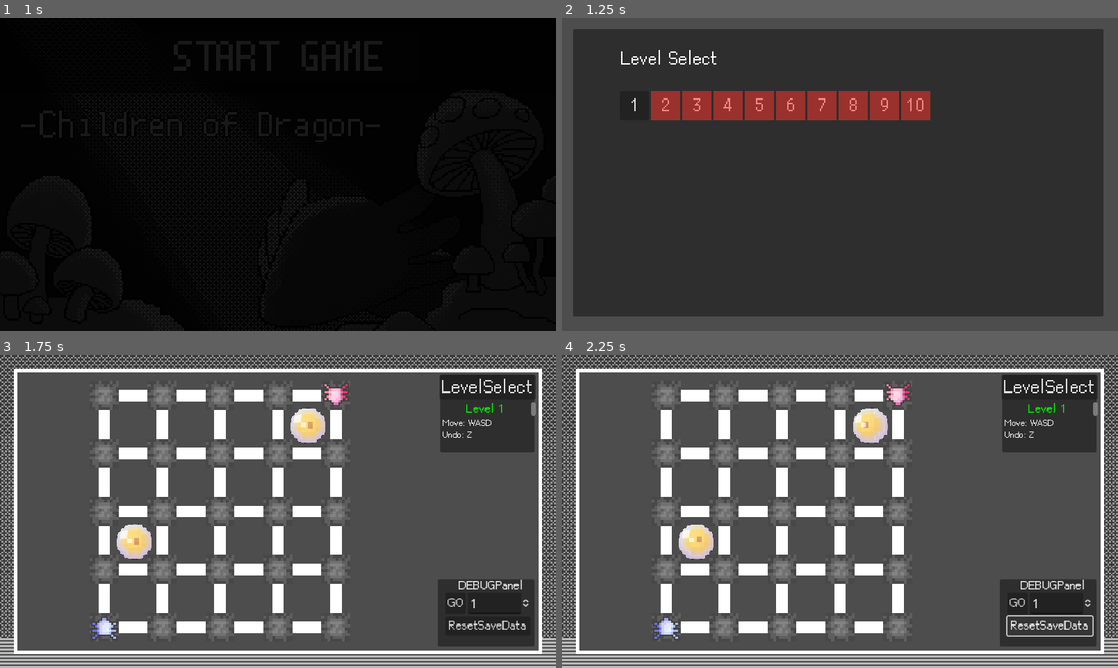
Above: before the commit, frames 1-4 (two rows, left to right).
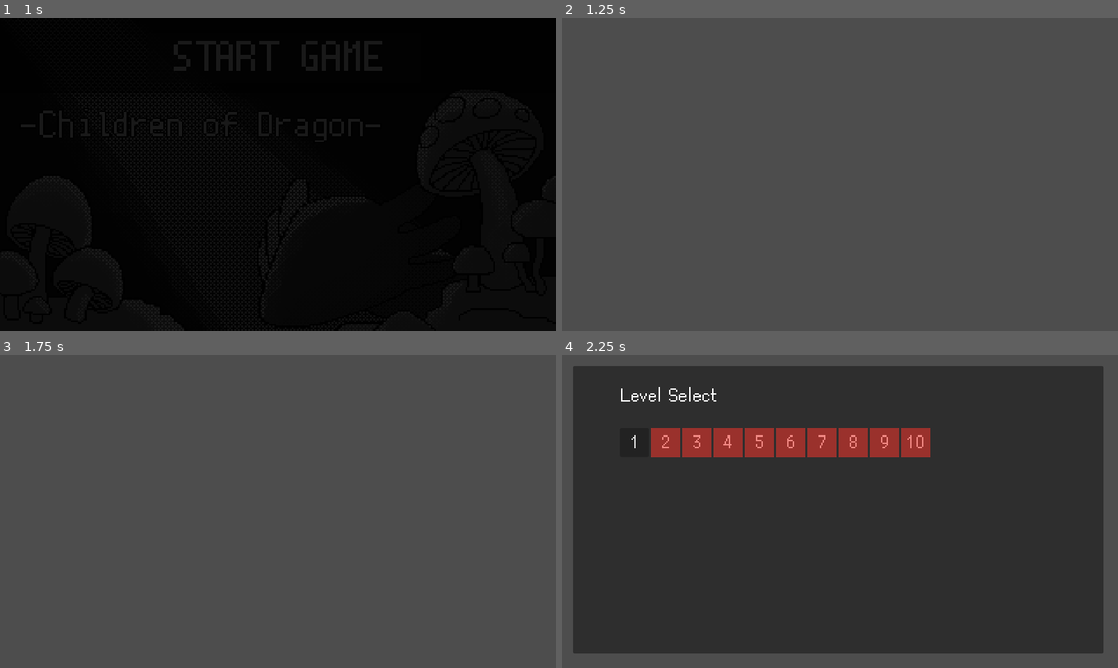
Above: after the commit, the same moments.

Repository: r8114wjbn9118/Hello-Godot-Game-Jam-1
Game: Godot game, scene res://scene/title.tscn
Two runs of this game, one before a commit and one after it. Both use one fixed random seed, a clock stepped at 60 frames per second and the inputs below. The engine's default icon, where the game draws it, is replaced by a stand-in: a white triangle on a blue panel in a dark square.
Inputs (mouse positions are in pixels of both pictures, inside the frame that each line leads up to):
- Up to frame 1 (1 s): tap Enter (ui_accept) at 0.5, 0.77, 0.8 s; move the mouse to (400, 158) at 0.52 s; hold Right (ui_right) from 0.53 s (still down); hold Z (z) from 0.53 s (still down)
- Up to frame 2 (1.25 s): keep holding Right (ui_right); keep holding Z (z); tap Enter (ui_accept) at 1.07 s
- Up to frame 3 (1.75 s): release Right (ui_right) at 1.25 s; release Z (z) at 1.25 s; click (72, 442) at 1.25 s, where only the run before the commit has a clickable "1"
- Up to frame 4 (2.25 s): click (1051, 627) at 2 s, where only the run before the commit has a clickable "ResetSaveData"

Frame 1 is identical in both runs. In frame 2, 88% of the frame differs, in the area x 2-98%, y 3-96%; in frame 3, 30%; in frame 4, 85%.

Commit message:
add finish anim data to savedata

Diff:
--- a/project.godot
+++ b/project.godot
@@ -43,6 +43,20 @@
 
 [input]
 
+ui_accept={
+"deadzone": 0.5,
+"events": [Object(InputEventKey,"resource_local_to_scene":false,"resource_name":"","device":0,"window_id":0,"alt_pressed":false,"shift_pressed":false,"ctrl_pressed":false,"meta_pressed":false,"pressed":false,"keycode":4194309,"physical_keycode":0,"key_label":0,"unicode":0,"location":0,"echo":false,"script":null)
+, Object(InputEventKey,"resource_local_to_scene":false,"resource_name":"","device":0,"window_id":0,"alt_pressed":false,"shift_pressed":false,"ctrl_pressed":false,"meta_pressed":false,"pressed":false,"keycode":4194310,"physical_keycode":0,"key_label":0,"unicode":0,"location":0,"echo":false,"script":null)
+, Object(InputEventKey,"resource_local_to_scene":false,"resource_name":"","device":0,"window_id":0,"alt_pressed":false,"shift_pressed":false,"ctrl_pressed":false,"meta_pressed":false,"pressed":false,"keycode":32,"physical_keycode":0,"key_label":0,"unicode":32,"location":0,"echo":false,"script":null)
+, Object(InputEventKey,"resource_local_to_scene":false,"resource_name":"","device":-1,"window_id":0,"alt_pressed":false,"shift_pressed":false,"ctrl_pressed":false,"meta_pressed":false,"pressed":false,"keycode":0,"physical_keycode":88,"key_label":0,"unicode":120,"location":0,"echo":false,"script":null)
+]
+}
+ui_cancel={
+"deadzone": 0.5,
+"events": [Object(InputEventKey,"resource_local_to_scene":false,"resource_name":"","device":0,"window_id":0,"alt_pressed":false,"shift_pressed":false,"ctrl_pressed":false,"meta_pressed":false,"pressed":false,"keycode":4194305,"physical_keycode":0,"key_label":0,"unicode":0,"location":0,"echo":false,"script":null)
+, Object(InputEventKey,"resource_local_to_scene":false,"resource_name":"","device":-1,"window_id":0,"alt_pressed":false,"shift_pressed":false,"ctrl_pressed":false,"meta_pressed":false,"pressed":false,"keycode":0,"physical_keycode":90,"key_label":0,"unicode":122,"location":0,"echo":false,"script":null)
+]
+}
 ui_left={
 "deadzone": 0.5,
 "events": [Object(InputEventKey,"resource_local_to_scene":false,"resource_name":"","device":0,"window_id":0,"alt_presse …(194 unchanged characters)…
--- a/scene/title.tscn
+++ b/scene/title.tscn
@@ -161,6 +161,7 @@
 grow_vertical = 2
 
 [node name="background" type="TextureRect" parent="Panel"]
+unique_name_in_owner = true
 clip_contents = true
 layout_mode = 1
 anchors_preset = 15
@@ -234,7 +235,7 @@
 }
 autoplay = "fadeout"
 
-[node name="GameMenu" type="AudioStreamPlayer" parent="."]
+[node name="BGM" type="AudioStreamPlayer" parent="."]
 unique_name_in_owner = true
 stream = ExtResource("4_tca0t")
 autoplay = true
--- a/script/GameManager.gd
+++ b/script/GameManager.gd
@@ -1,8 +1,10 @@
 extends Node
+
+
 
 func _ready() -> void:
 	_load_save_data()
-	print(OS.get_locale())
+
 
 var LEVEL:Array = [null, ## 0留空
 	"res://scene/level/Level_1.tscn",
@@ -17,7 +19,7 @@
 	"res://scene/level/Level_10.tscn"
 ]
 func get_available_level()-> int:
-	return LEVEL.size()-1
+	return LEVEL.size() - 1
 
 func goto_level(target:int):
 	if target >= LEVEL.size():
@@ -42,6 +44,7 @@
 func goto_scene(target:String):
 	var path = SCENE.get(target, null)
 	if path:
+		printt("GOTO", target, path)
 		get_tree().change_scene_to_file(path)
 	else:
 		printerr('GameManager.goto_scene("{0}"): 無效目標'.format([target]))
@@ -55,12 +58,14 @@
 	BACK
 }
 
-signal check_level_finish()
+signal change_player_action
+signal check_level_finish
 
 var player_action:ACTION = ACTION.PROHIBIT:
 	set(value):
 		if is_moving():
 			check_level_finish.emit()
+		change_player_action.emit(player_action, value)
 		player_action = value
 
 func is_waiting():
@@ -94,14 +99,17 @@
 #endregion
 
 #region 關卡完成檢測
+
+var _save_data:SaveData # 必須在開始時分配實例
 func reset_save_data():
 	_save_data = SaveData.new()
 	_save_data.SaveSelf()
 	print_rich("[color=green]SaveData reset ![/color]")
 
-var _save_data:SaveData # 必須在開始時分配實例
 func _load_save_data(): # call by _ready
 	_save_data = SaveData.LoadSelf()
+
+
 
 func GetFinishedLevel()-> Array[int]:
 	return _save_data.GetFinishedLevels()
@@ -114,7 +122,7 @@
 		if is_finish_game():
 			goto_scene("end")
 		else:
-			goto_level(n+1)
+			goto_level(n + 1)
 	else:
 		goto_scene("select")
 
@@ -124,6 +132,33 @@
 #endregion
 
 #region 新建程式碼區域
+
+func is_finished_anim(anim_name:String):
+	return _save_data.AnimIsFinished(anim_name)
+
+func finish_anim(anim_name:String):
+	print(is_finished_anim(anim_name))
+	if not is_finished_anim(anim_name):
+		_save_data.AddFinishedAnim(anim_name)
+	print(is_finished_anim(anim_name))
+
+#endregion
+
+#region 背景
+
+var title_background = [
+	"res://image/過關畫面/影格1.png",
+	"res://image/過關畫面/影格3.png",
+]
+
+func get_title_background():
+	var target = 1 if is_finish_game() else 0
+	var path = title_background[target]
+	return load(path)
+
+#endregion
+
+#region 前景
 
 enum FG_TYPE {
 	MONOCHRMOE,
--- a/SaveData.gd
+++ b/script/SaveData.gd
@@ -1,17 +1,42 @@
 class_name SaveData extends Resource
 
 #region Level
+
 @export var finished_level:Array[int] = [0] #NOTE 0有特殊意義 關聯LevelSelect
 
 func AddFinishedLevel(level:int) -> void:
 	finished_level.append(level)
 
 func GetFinishedLevels()-> Array[int]: return finished_level
+
+func LevelIsFinished(level:int):
+	if level == 0:
+		return false
+	return level in finished_level
+
 #endregion
 
+#region Anim
+
+var finished_anim = []
+
+func AddFinishedAnim(anim_name:String):
+	finished_anim.append(anim_name)
+
+func GetFinishedAnim()-> Array[int]: return finished_anim
+
+func AnimIsFinished(anim_name:String):
+	return anim_name in finished_anim
+
+#endregion
 
 #region SaveLoad
 const SAVE_PATH = "user://save.tres"
+
+func _init() -> void:
+	if not ResourceLoader.exists(SAVE_PATH):
+		SaveSelf()
+
 
 func SaveSelf()-> void:
 	print(ResourceSaver.save(self, SAVE_PATH))
@@ -21,11 +46,11 @@
 	var file = ResourceLoader.load(SAVE_PATH, "SaveData")
 	if !file: # 加載失敗返回新實例
 		print_rich("[color=red]存檔加載失敗返回新實例[/color]")
-		file = SaveData.new()
-	else:
-		print_rich("[color=green]存檔加載成功[/color] data:{")
-		print_rich(file.finished_level)
-		print("}")
+		return SaveData.new()
+
+	print_rich("[color=green]存檔加載成功[/color] data:{")
+	print_rich(file.finished_level)
+	print("}")
 	return file
 #endregion
 
--- a/script/start.gd
+++ b/script/start.gd
@@ -1 +1,20 @@
 extends Control
+class_name Start
+
+#@onready var anim_tree = $AnimationTree
+#@onready var BGM
+
+func finish():
+	GameManager.finish_anim("start")
+	GameManager.goto_scene("select")
+
+func _ready() -> void:
+	await get_tree().create_timer(1).timeout
+	finish()
+
+
+
+func _on_animation_tree_animation_finished(anim_name: StringName) -> void:
+	if anim_name == "fadein":
+		finish()
+	pass # Replace with function body.
--- a/script/title.gd
+++ b/script/title.gd
@@ -1,13 +1,13 @@
 extends Control
 class_name Title
 
+var bg_img_list
+
 @onready var anim_tree = $AnimationTree
-@onready var BGM = %GameMenu
-
-#var select_level_scene = preload("res://scene/selectLevel.tscn")
-var select_level_scene = preload("res://Map/Map.tscn")
+@onready var BGM = %BGM
 
 func _ready() -> void:
+	%background.texture = GameManager.get_title_background()
 	anim_tree["parameters/conditions/start"] = false
 
 func _unhandled_input(event: InputEvent) -> void:
@@ -15,15 +15,19 @@
 		anim_tree["parameters/conditions/start"] = true
 		BGM.stop()
 
+func goto():
+	var scene = "select"
+	if not GameManager.is_finished_anim("start"):
+		scene = "start"
 
+	GameManager.goto_scene(scene)
 
 
 func _on_animation_tree_animation_finished(anim_name: StringName) -> void:
-	print(anim_name)
 	if anim_name == "fadeout":
 		BGM.play()
 	if anim_name == "fadein":
-		GameManager.goto_scene("select")
+		goto()
 	pass # Replace with function body.
 
 
Binary file changed: text/text.en.translation
